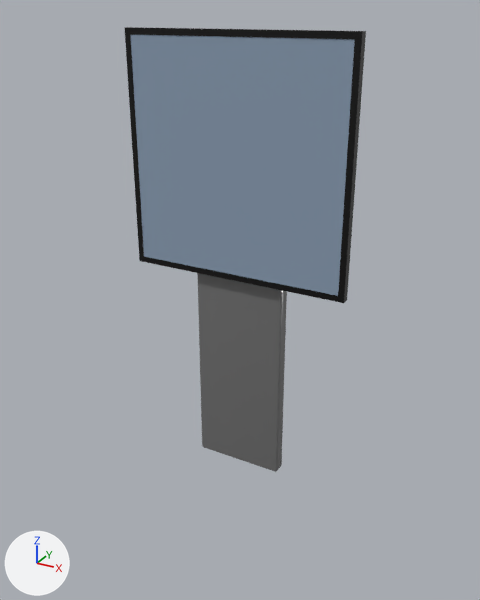
Before and after pictures for a commit that changed the glTF model blender/display.glb.
Both versions are drawn from a camera (50 mm lens) standing at (1.33, -2.39, 2.08) and looking at (0.14, -0.24, 1.01). Lighting does not change. The marker at lower left points along +X, +Y and +Z. Where no turn or scale is listed for an object, it has been applied to the vertices.

The first picture shows 'Display-col', 'Pillar-col', 'Screen'.
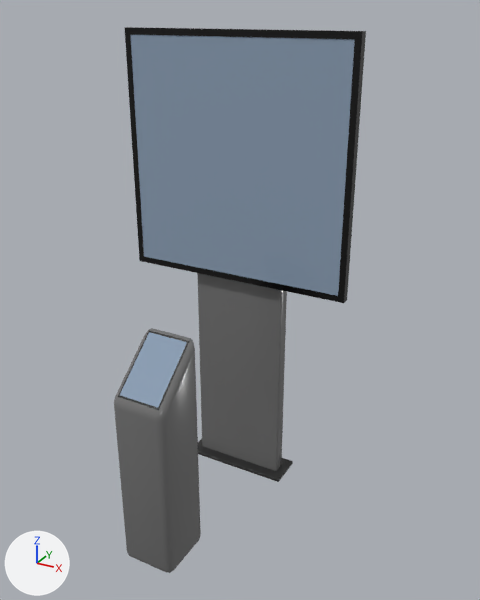
Location of each change, [x1, y1, x2, y2] in pixels of the pictures (480 x 600 px):
```json
{"object": "Info-col", "change": "added", "after": [114, 328, 201, 573]}
{"object": "Info-Screen", "change": "added", "after": [120, 332, 187, 407], "on screen": "blue"}
{"object": "Cube", "change": "added", "after": [198, 439, 293, 482], "on screen": "black"}
{"object": "Info-Display", "change": "added", "after": [118, 330, 189, 410]}
```

Edits to the scene script, one JSON object a line:
```json
{"op": "add", "block": "mat_material", "code": ["mat_material = principled_material('Material')", "mat_material.base_color = (0.0208, 0.0208, 0.0208)  # black #282828"]}
{"op": "add", "block": "me_cube_006", "code": ["me_cube_006 = bpy.data.meshes.new('Cube.006')", "me_cube_006.from_pydata([(-0.087, -0.123, -0.06), (-0.087, 0.078, 0.112), (0.087, 0.078, 0.112), (0.087, -0.123, -0.06)], [], [(3, 2, 1), (3, 1, 0)])", "me_cube_006.materials.append(mat_display)  # blue #8da0b6"]}
{"op": "add", "block": "me_cube_005", "code": ["me_cube_005 = bpy.data.meshes.new('Cube.005')", "me_cube_005.from_pydata(...)  # 16 vertices, 28 faces; spans x -0.091..0.091, y -0.109..0.109, z -0.094..0.094", "me_cube_005.materials.append(mat_black)  # black #000000"]}
{"op": "add", "block": "me_cube_003", "code": ["me_cube_003 = bpy.data.meshes.new('Cube.003')", "me_cube_003.from_pydata(...)  # 96 vertices, 188 faces; spans x -0.117..0.117, y -0.125..0.125, z -0.322..0.643", "me_cube_003.materials.append(mat_stand)  # grey #747474"]}
{"op": "add", "block": "me_cube_001", "code": ["me_cube_001 = bpy.data.meshes.new('Cube.001')", "me_cube_001.from_pydata(...)  # 24 vertices, 44 faces; spans x -0.249..0.249, y -0.082..0.082, z -0.008..0.008", "me_cube_001.materials.append(mat_material)  # black #282828"]}
{"op": "add", "block": "ob_info_screen", "code": ["ob_info_screen = bpy.data.objects.new('Info-Screen', me_cube_006)", "ob_info_screen.location = (0.0, -0.622, 0.828)"]}
{"op": "add", "block": "ob_info_display", "code": ["ob_info_display = bpy.data.objects.new('Info-Display', me_cube_005)", "ob_info_display.location = (0.0, -0.642, 0.851)"]}
{"op": "add", "block": "ob_info_col", "code": ["ob_info_col = bpy.data.objects.new('Info-col', me_cube_003)", "ob_info_col.location = (0.0, -0.642, 0.307)"]}
{"op": "add", "block": "ob_cube", "code": ["ob_cube = bpy.data.objects.new('Cube', me_cube_001)", "ob_cube.location = (0.0, 0.033, 0.013)"]}
```
